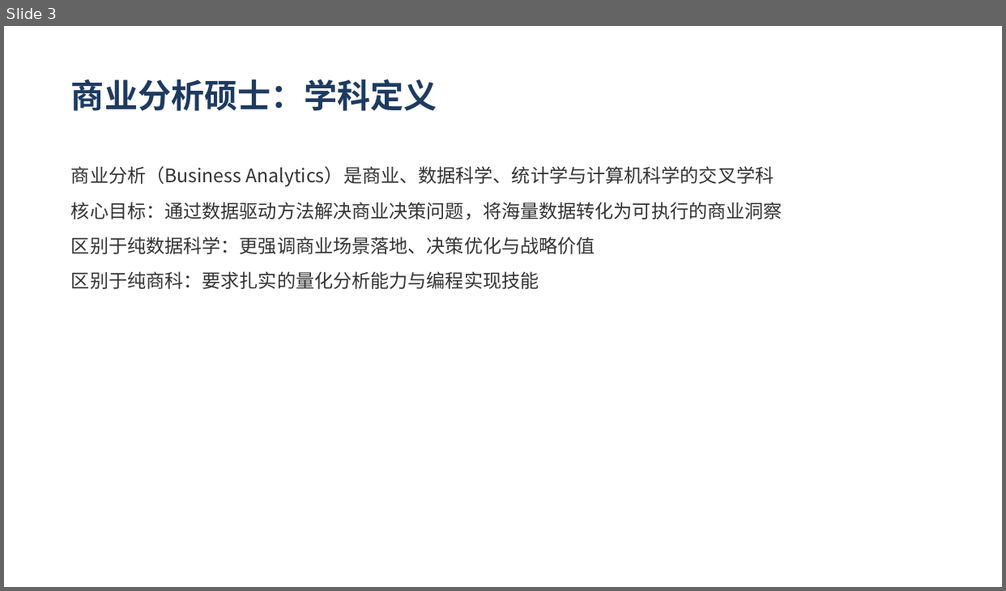
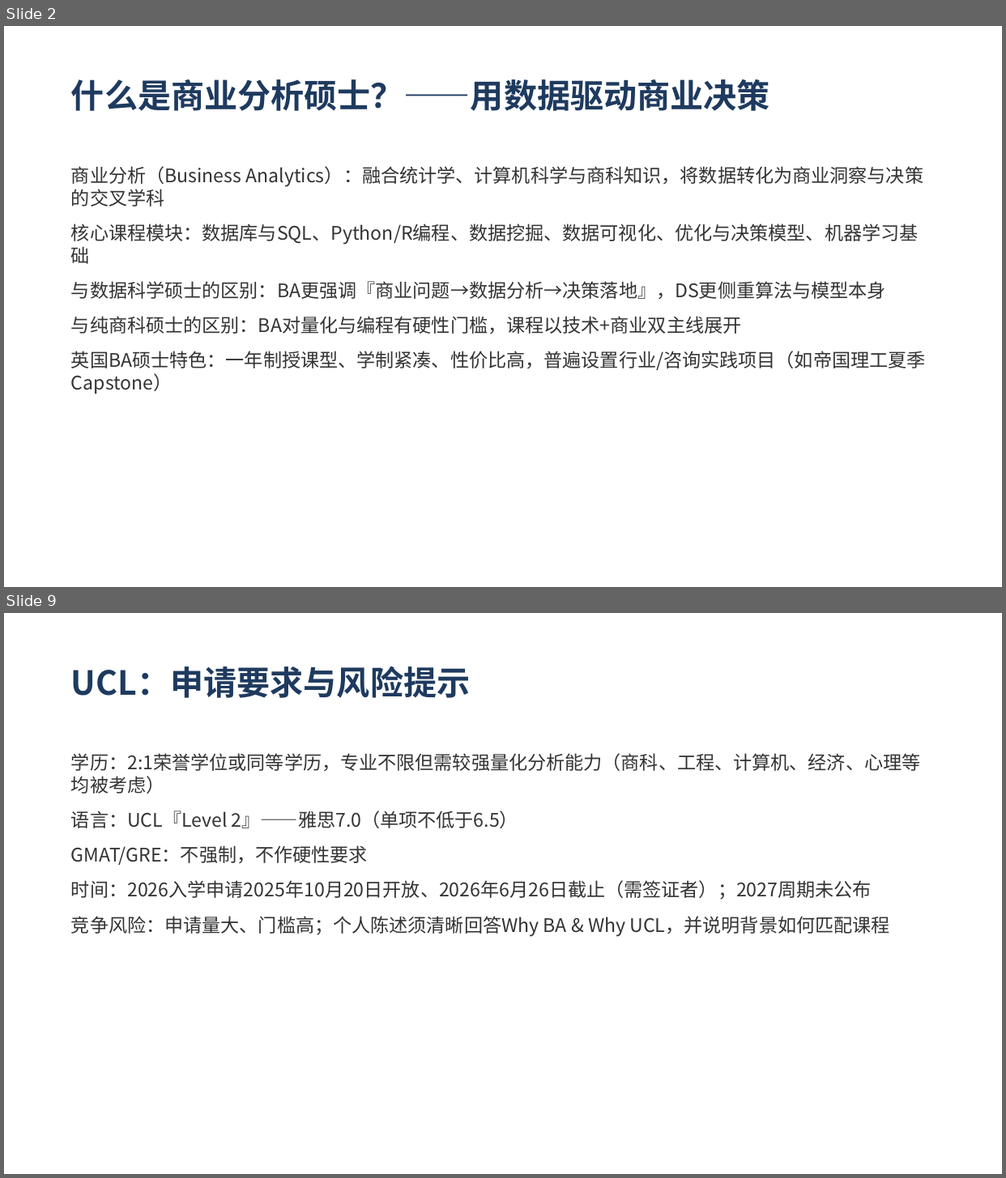
Before and after one commit to SunJenry/PPT_Generator, a slide deck: demo/demo1.pptx. Shown one above the other, each under a label of ours: slide 3 before the commit, slides 2 and 9 after it; the slides between them are not shown. The pictures are 1006x591 and 1006x1178 pixels, drawn with LibreOffice and Linux fonts; fonts in the diff are those of the drawing. Boxes give left, top, right and bottom in pixels: in the first picture for what was removed or moved away, otherwise in the second. Text is boxed around its words. In the diff, an @@ line names an element or a change of style, - is before the commit and + after.

```diff
--- a/demo/demo1.pptx
+++ b/demo/demo1.pptx
@@ slide 9 added at (x1=4, y1=613, x2=1002, y2=1174), background #FFFFFF @@
@@ text added at (x1=71, y1=666, x2=470, y2=698), 32 pt, text #1E3A5F, bold @@
+UCL：申请要求与风险提示
@@ text added at (x1=71, y1=753, x2=920, y2=936), 18 pt, text #333333 @@
+学历：2:1荣誉学位或同等学历，专业不限但需较强量化分析能力（商科、工程、计算机、经济、心理等均被考虑）
+语言：UCL『Level 2』——雅思7.0（单项不低于6.5）
+GMAT/GRE：不强制，不作硬性要求
+时间：2026入学申请2025年10月20日开放、2026年6月26日截止（需签证者）；2027周期未公布
+竞争风险：申请量大、门槛高；个人陈述须清晰回答Why BA & Why UCL，并说明背景如何匹配课程
@@ what was slide 3 is now slide 2 @@
@@ slide 2 changed as well @@
@@ text at (x1=71, y1=79, x2=770, y2=111): text changed @@
-商业分析硕士：学科定义
+什么是商业分析硕士？——用数据驱动商业决策
@@ text at (x1=71, y1=166, x2=926, y2=395): text changed @@
-商业分析（Business Analytics）是商业、数据科学、统计学与计算机科学的交叉学科
-核心目标：通过数据驱动方法解决商业决策问题，将海量数据转化为可执行的商业洞察
-区别于纯数据科学：更强调商业场景落地、决策优化与战略价值
-区别于纯商科：要求扎实的量化分析能力与编程实现技能
+商业分析（Business Analytics）：融合统计学、计算机科学与商科知识，将数据转化为商业洞察与决策的交叉学科
+核心课程模块：数据库与SQL、Python/R编程、数据挖掘、数据可视化、优化与决策模型、机器学习基础
+与数据科学硕士的区别：BA更强调『商业问题→数据分析→决策落地』，DS更侧重算法与模型本身
+与纯商科硕士的区别：BA对量化与编程有硬性门槛，课程以技术+商业双主线展开
+英国BA硕士特色：一年制授课型、学制紧凑、性价比高，普遍设置行业/咨询实践项目（如帝国理工夏季Capstone）
```
Also in this commit, not shown: 13 other slides changed, 12 other slides added, 16 slides removed.
